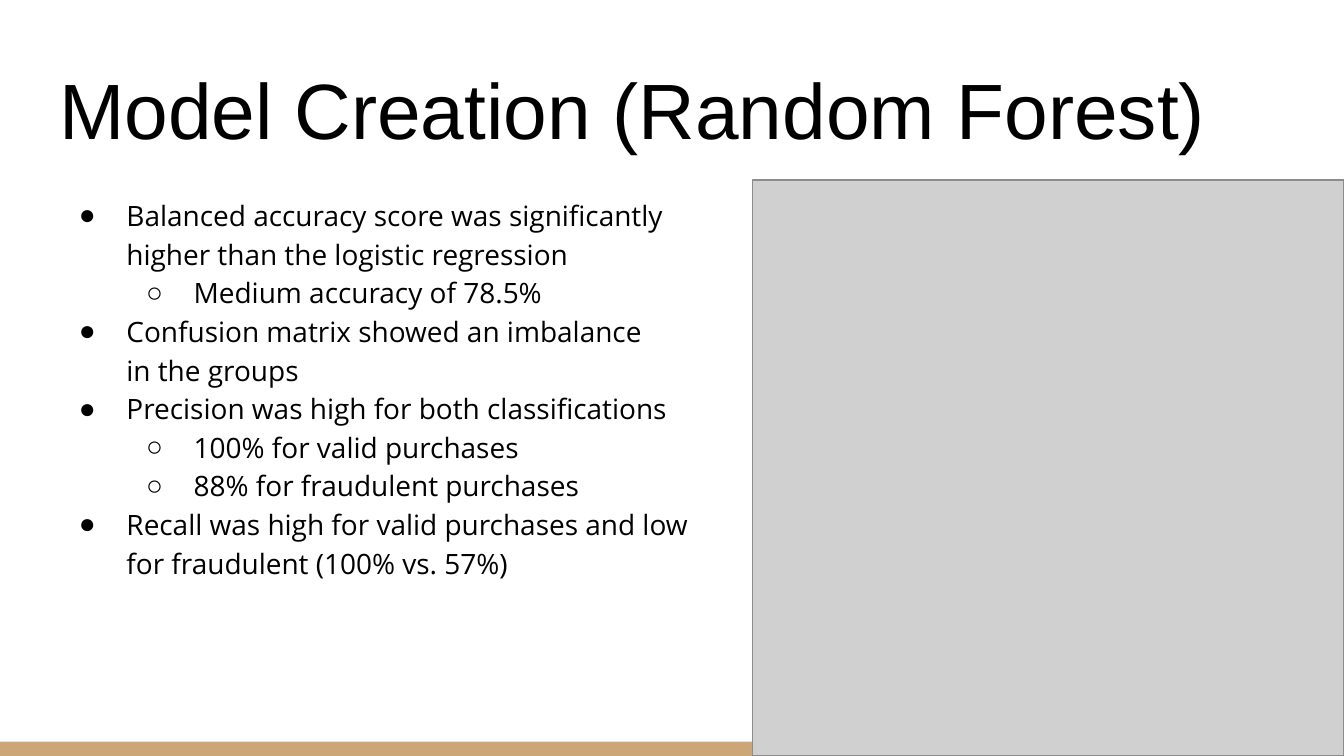
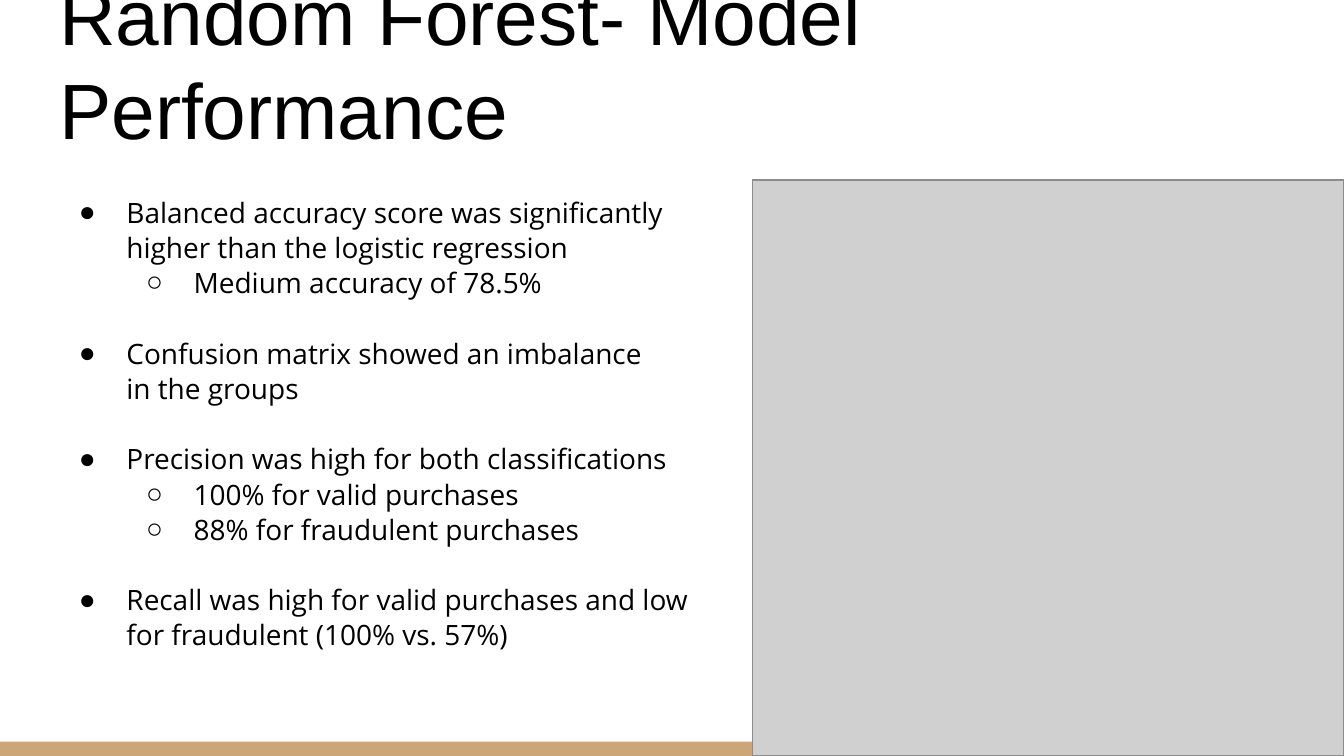
Before and after one commit to nicholaishaw/fraud-detection-project, a slide deck: slide 19 of powerpoint-presentation/Fraud Detection Project.pptx (slide 16 before the commit). Drawn at 1344x756 pixels with LibreOffice and Linux fonts; fonts in the diff are those of the drawing; grey boxes stand for pictures. Boxes give left, top, right and bottom in pixels: in the first picture for what was removed or moved away, otherwise in the second. Text is boxed around its words. In the diff, an @@ line names an element or a change of style, - is before the commit and + after.

```diff
--- a/powerpoint-presentation/Fraud Detection Project.pptx
+++ b/powerpoint-presentation/Fraud Detection Project.pptx
@@ title at <box>59,0,861,140</box>: text changed @@
-Model Creation (Random Forest)
+Random Forest- Model Performance
@@ text "Balanced accuracy score was significantly ..." at <box>126,201,687,650</box>: line spacing 1.15 to 1.05 @@
```
Also in this commit, not shown: 7 other slides changed, 4 slides added, 1 slide removed.
